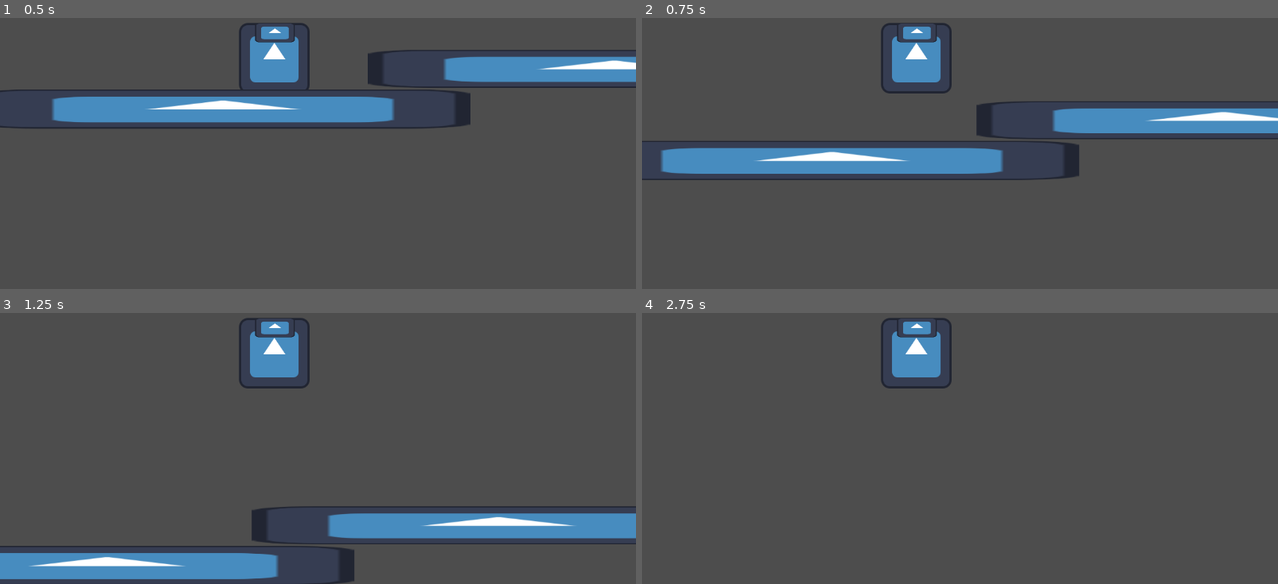
Above: before the commit, frames 1-4 (two rows, left to right).
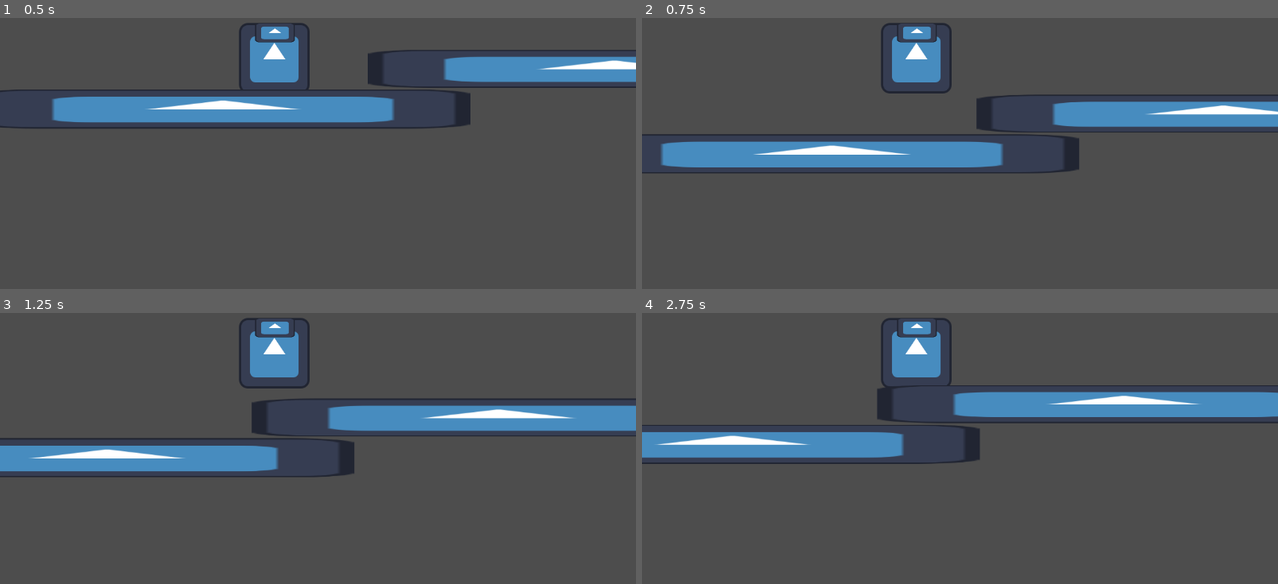
Above: after the commit, the same moments.

Repository: mentlegan/pelikoodit
Game: Godot game, scene res://World.tscn
The game is run twice, just before and just after one commit, with the same random seed, the same clock (stepped at 60 frames per second) and the same inputs. The engine's default icon, where the game draws it, is replaced by a stand-in: a white triangle on a blue panel in a dark square.
Inputs:
- Up to frame 1 (0.5 s): no input
- Up to frame 2 (0.75 s): tap Enter (ui_accept) at 0.5, 0.6 s; hold Right (ui_right) from 0.53 s (still down)
- Up to frame 3 (1.25 s): keep holding Right (ui_right); tap Enter (ui_accept) at 0.77, 1.07 s
- Up to frame 4 (2.75 s): tap Enter (ui_accept) at 1.35, 1.52, 1.82, 2.1 s; release Right (ui_right) at 2.03 s; hold Left (ui_left) from 2.03 s (still down)

Frame 1 is identical in both runs. In frame 2, 8.0% of the frame differs, in the area x 0-100%, y 28-60%; in frame 3, 21%, in the area x 0-100%, y 31-100%; in frame 4, 11%.

Commit message:
lisää testiä
päivitettiin scripti

Diff:
--- a/Mentlegan's Testing Grounds/Player.gd
+++ b/Mentlegan's Testing Grounds/Player.gd
@@ -17,7 +17,7 @@
 		current_jumps = 0
 
 	# Handle jump.
-	if Input.is_action_just_pressed("ui_accept") and is_on_floor() or current_jumps:
+	if Input.is_action_just_pressed("ui_accept") and (is_on_floor() or current_jumps < MAX_JUMPS):
 		current_jumps += 1
 		velocity.y = JUMP_VELOCITY
 
